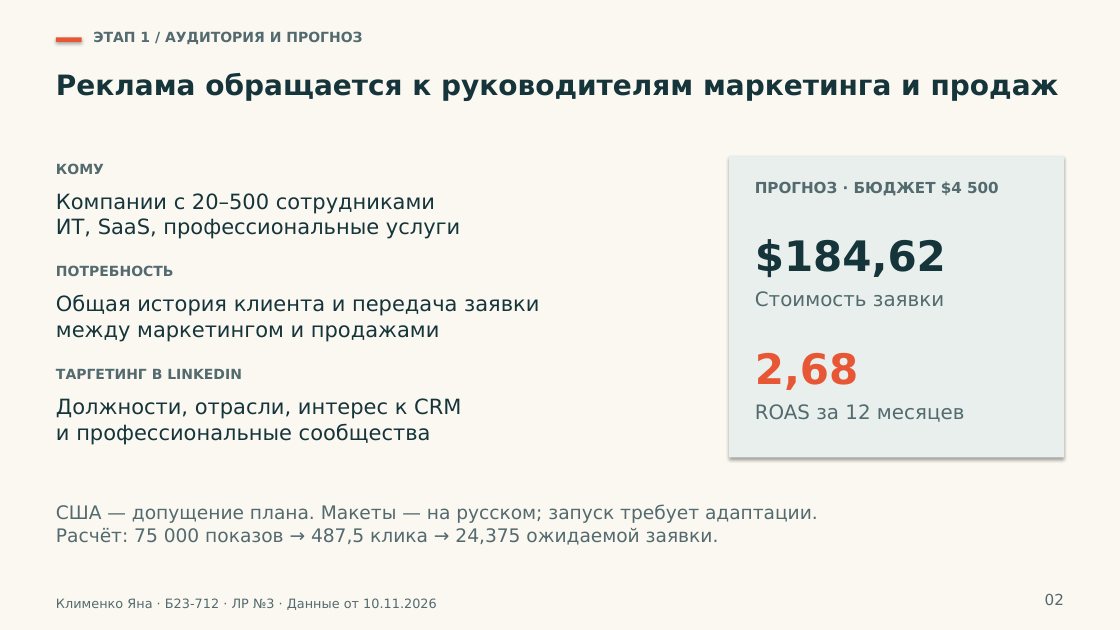
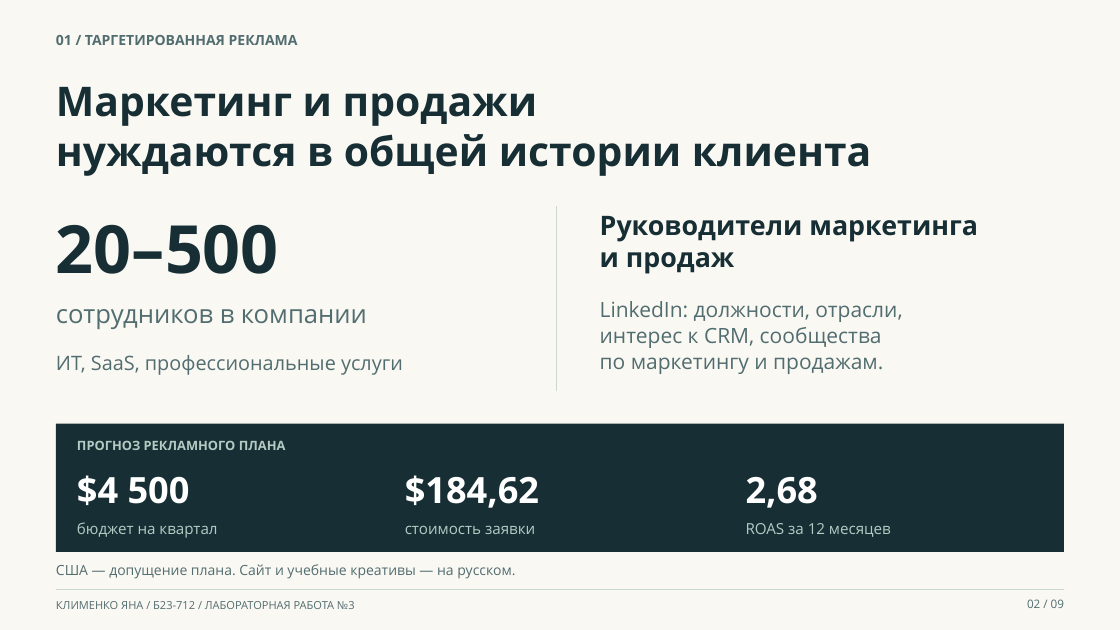
Before and after one commit to indolentmenace/hubspot-lab3, a slide deck: slide 2 of materials/LR3_HubSpot_presentation.pptx. Drawn at 1120x630 pixels with LibreOffice and Linux fonts; fonts in the diff are those of the drawing. Boxes give left, top, right and bottom in pixels: in the first picture for what was removed or moved away, otherwise in the second. Text is boxed around its words. In the diff, an @@ line names an element or a change of style, - is before the commit and + after.

```diff
--- a/materials/LR3_HubSpot_presentation.pptx
+++ b/materials/LR3_HubSpot_presentation.pptx
@@ background #FBF8F2 to #FAF8F3 @@
@@ rectangle removed at [56, 37, 82, 42] @@
@@ text added at [56, 35, 298, 45], 12 pt, text #526D70, bold @@
+01 / ТАРГЕТИРОВАННАЯ РЕКЛАМА
@@ text at [56, 87, 871, 176]: text changed; size 12 to 35 pt; font DejaVu Sans to Open Sans; text colour #536A6E to #172F34 @@
-ЭТАП 1 / АУДИТОРИЯ И ПРОГНОЗ
+Маркетинг и продажи
+нуждаются в общей истории клиента
@@ text removed at [56, 73, 1059, 101] @@
-Реклама обращается к руководителям маркетинга и продаж
@@ text removed at [56, 163, 104, 174] @@
-КОМУ
@@ line added from (556, 207) to (556, 391), #CAD6D0 0.8 pt @@
@@ text added at [56, 224, 279, 274], 57 pt, text #172F34, bold @@
+20–500
@@ text added at [600, 216, 978, 274], 23 pt, text #172F34, bold @@
+Руководители маркетинга
+и продаж
@@ text removed at [56, 265, 174, 276] @@
-ПОТРЕБНОСТЬ
@@ text removed at [56, 294, 539, 342] @@
-Общая история клиента и передача заявки
-между маркетингом и продажами
@@ text at [56, 309, 367, 329]: text changed; size 18 to 22 pt; font DejaVu Sans to Open Sans; text colour #16353B to #526D70 @@
-Компании с 20–500 сотрудниками
-ИТ, SaaS, профессиональные услуги
+сотрудников в компании
@@ text at [600, 301, 902, 374]: text changed; font DejaVu Sans to Open Sans; text colour #16353B to #526D70 @@
-Должности, отрасли, интерес к CRM
-и профессиональные сообщества
+LinkedIn: должности, отрасли,
+интерес к CRM, сообщества
+по маркетингу и продажам.
@@ text added at [56, 355, 403, 375], 17 pt, text #526D70 @@
+ИТ, SaaS, профессиональные услуги
@@ text removed at [56, 369, 242, 379] @@
-ТАРГЕТИНГ В LINKEDIN
@@ rectangle: place and size @@
-rectangle at [729, 156, 1065, 457]
+rectangle at [56, 423, 1065, 552]
@@ rectangle at [56, 423, 1065, 552]: fill #E9EFEC to #172F34; shadow off @@
@@ text at [77, 440, 286, 450]: text changed; size 13 to 11 pt; font DejaVu Sans to Open Sans; text colour #536A6E to #B4CBC4 @@
-ПРОГНОЗ · БЮДЖЕТ $4 500
+ПРОГНОЗ РЕКЛАМНОГО ПЛАНА
@@ text added at [77, 475, 190, 505], 31 pt, text #FFFFFF, bold @@
+$4 500
@@ text "$184,62": place and size @@
-text "$184,62" at [755, 239, 946, 277]
+text "$184,62" at [405, 475, 539, 508]
@@ text "$184,62" at [405, 475, 539, 508]: size 36 to 31 pt, font DejaVu Sans to Open Sans, text colour #16353B to #FFFFFF; line spacing 43.9pt to 37.8pt @@
@@ text "2,68": place and size @@
-text "2,68" at [755, 353, 858, 390]
+text "2,68" at [746, 477, 818, 508]
@@ text "2,68" at [746, 477, 818, 508]: size 36 to 31 pt, font DejaVu Sans to Open Sans, text colour #E85735 to #FFFFFF; line spacing 43.9pt to 37.8pt @@
@@ text added at [77, 522, 217, 538], 13 pt, text #B4CBC4 @@
+бюджет на квартал
@@ text at [405, 526, 535, 534]: text changed; size 17 to 13 pt; font DejaVu Sans to Open Sans; text colour #536A6E to #B4CBC4 @@
-Стоимость заявки
+стоимость заявки
@@ text "ROAS за 12 месяцев": place and size @@
-text "ROAS за 12 месяцев" at [755, 404, 964, 422]
+text "ROAS за 12 месяцев" at [746, 523, 891, 537]
@@ text "ROAS за 12 месяцев" at [746, 523, 891, 537]: size 17 to 13 pt, font DejaVu Sans to Open Sans, text colour #536A6E to #B4CBC4; line spacing 20.7pt to 15.9pt @@
@@ text at [56, 564, 515, 579]: text changed; size 16 to 12 pt; font DejaVu Sans to Open Sans; text colour #536A6E to #526D70 @@
-США — допущение плана. Макеты — на русском; запуск требует адаптации.
-Расчёт: 75 000 показов → 487,5 клика → 24,375 ожидаемой заявки.
+США — допущение плана. Сайт и учебные креативы — на русском.
@@ line added from (56, 589) to (1065, 589), #CAD6D0 0.5 pt @@
@@ text at [1027, 599, 1064, 608]: text changed; size 13 to 10 pt; font DejaVu Sans to Open Sans; text colour #536A6E to #526D70 @@
-02
+02 / 09
@@ text at [56, 601, 355, 609]: text changed; size 11 to 9.5 pt; font DejaVu Sans to Open Sans; text colour #536A6E to #526D70 @@
-Клименко Яна · Б23-712 · ЛР №3 · Данные от 10.11.2026
+КЛИМЕНКО ЯНА / Б23-712 / ЛАБОРАТОРНАЯ РАБОТА №3
```
Also in this commit, not shown: 9 other slides changed, 1 slide added, 1 slide removed, 3 other files.
